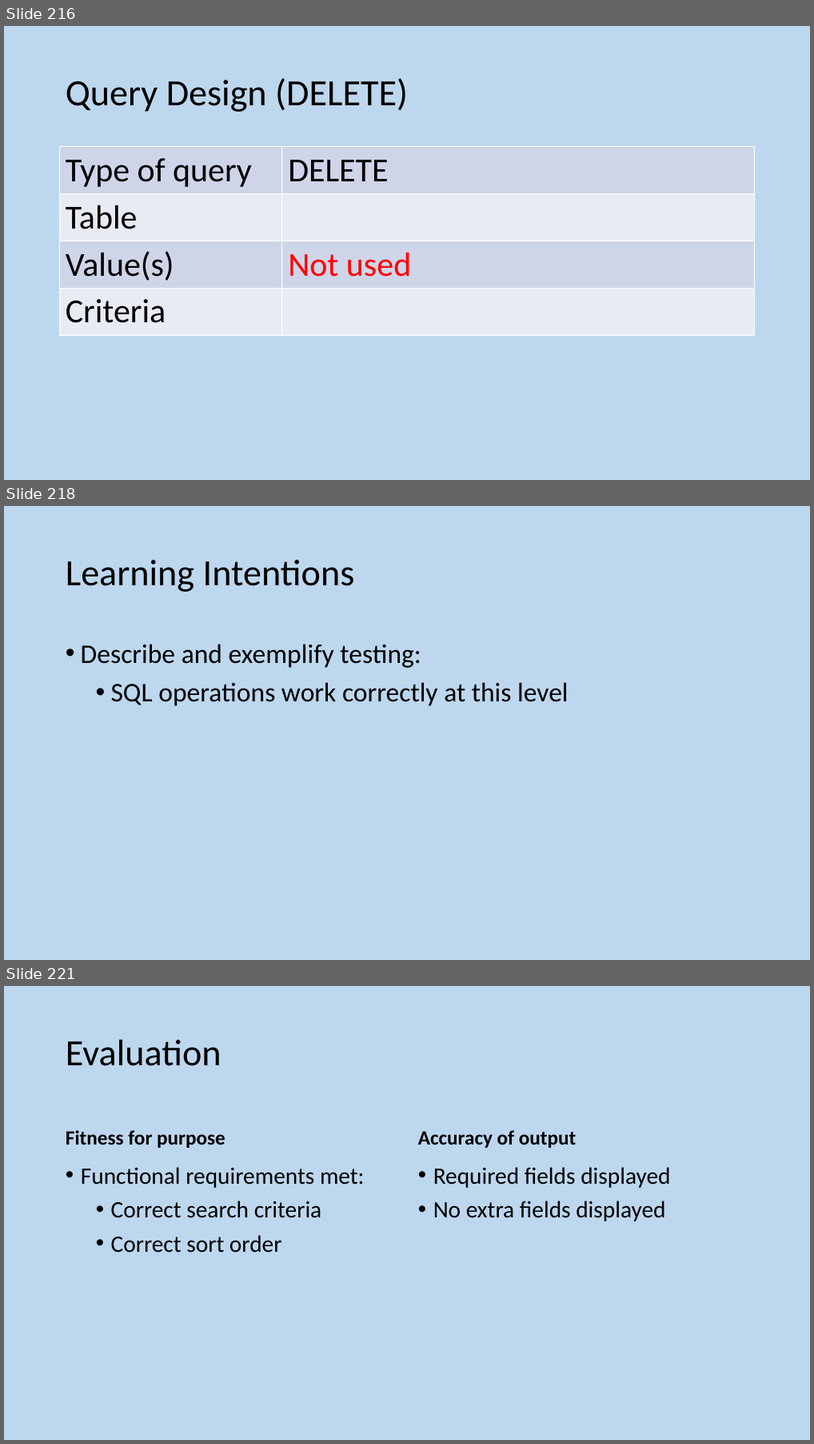
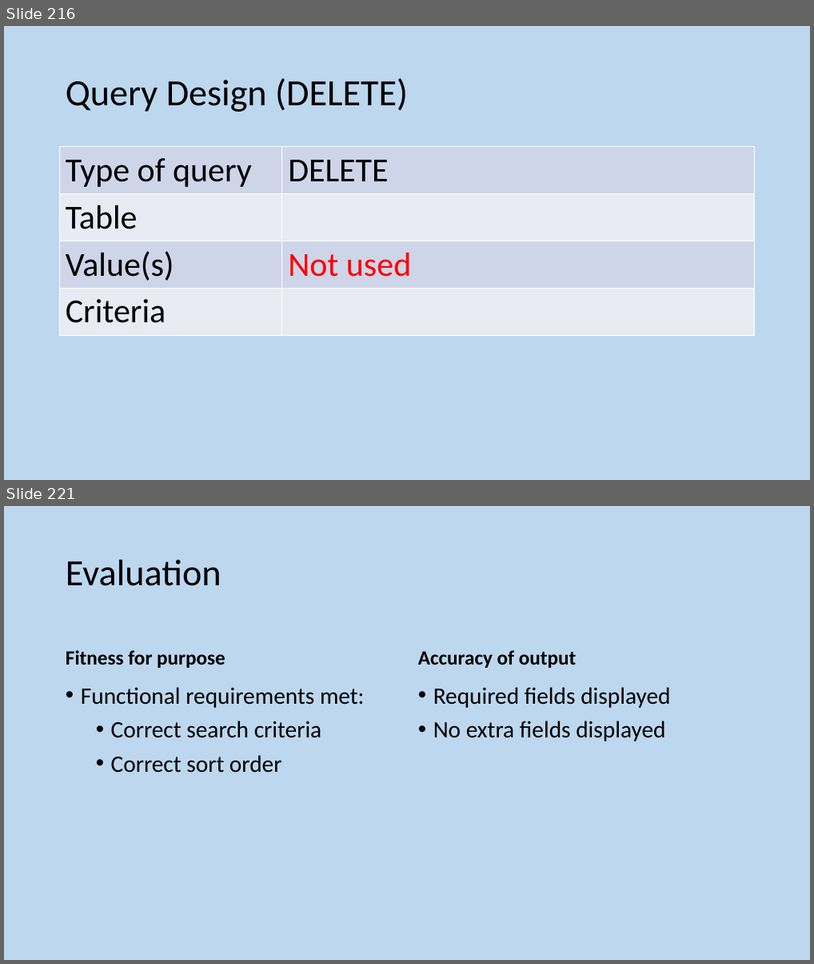
Before and after one commit to MrFriendCS/MrFriendCS.github.io, a slide deck: n5-cs/ddd/N5 CS DDD Slides.pptx. Shown one above the other, each under a label of ours: slides 216, 218 and 221 before the commit, slides 216 and 221 after it; the slides between them are not shown. The pictures are 814x1444 and 814x964 pixels, drawn with LibreOffice and Linux fonts; fonts in the diff are those of the drawing. Boxes give left, top, right and bottom in pixels: in the first picture for what was removed or moved away, otherwise in the second. Text is boxed around its words. In the diff, an @@ line names an element or a change of style, - is before the commit and + after.

```diff
--- a/n5-cs/ddd/N5 CS DDD Slides.pptx
+++ b/n5-cs/ddd/N5 CS DDD Slides.pptx
@@ slide 218 removed at (4,506,810,960), background #BDD7EE @@
@@ title removed at (66,560,355,592) @@
-Learning Intentions
@@ text removed at (81,644,569,706) @@
-• Describe and exemplify testing:
-  • SQL operations work correctly at this level
```
Also in this commit, not shown: 4 slides changed, 1 slide added, 3 other files.
